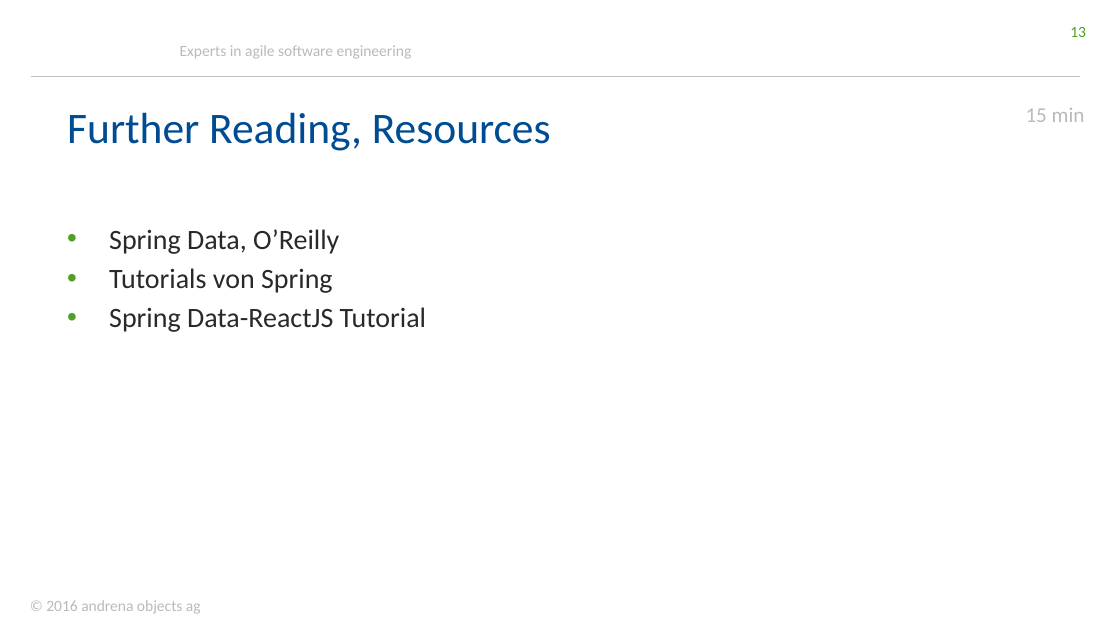
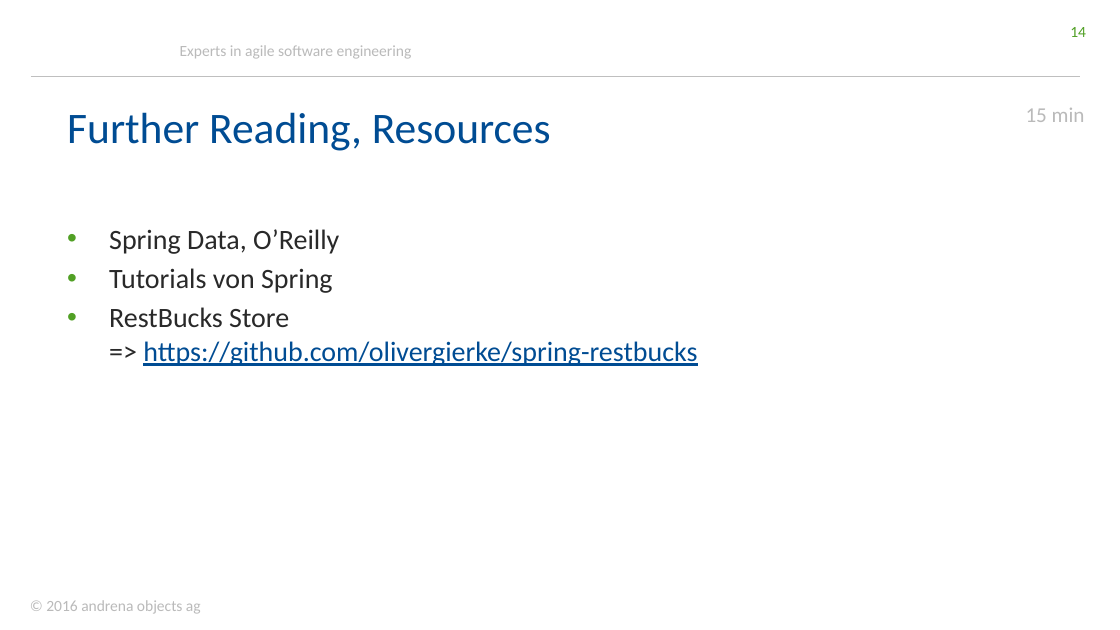
Before and after one commit to stklqt/oop-springboot-springdata-server, a slide deck: slide 14 of slides.pptx (slide 13 before the commit). Drawn at 1120x630 pixels with LibreOffice and Linux fonts; fonts in the diff are those of the drawing; background and template pictures are left out. Boxes give left, top, right and bottom in pixels: in the first picture for what was removed or moved away, otherwise in the second. Text is boxed around its words. In the diff, an @@ line names an element or a change of style, - is before the commit and + after.

```diff
--- a/slides.pptx
+++ b/slides.pptx
@@ page number at [1070,27,1086,37]: text changed @@
-13
+14
@@ text at [109,307,697,366]: text changed; text colour #292929 to #004C93 @@
-• Spring Data-ReactJS Tutorial
+• RestBucks Store
+  => https://github.com/olivergierke/spring-restbucks
```
Also in this commit, not shown: 9 other slides changed, 1 slide added.
